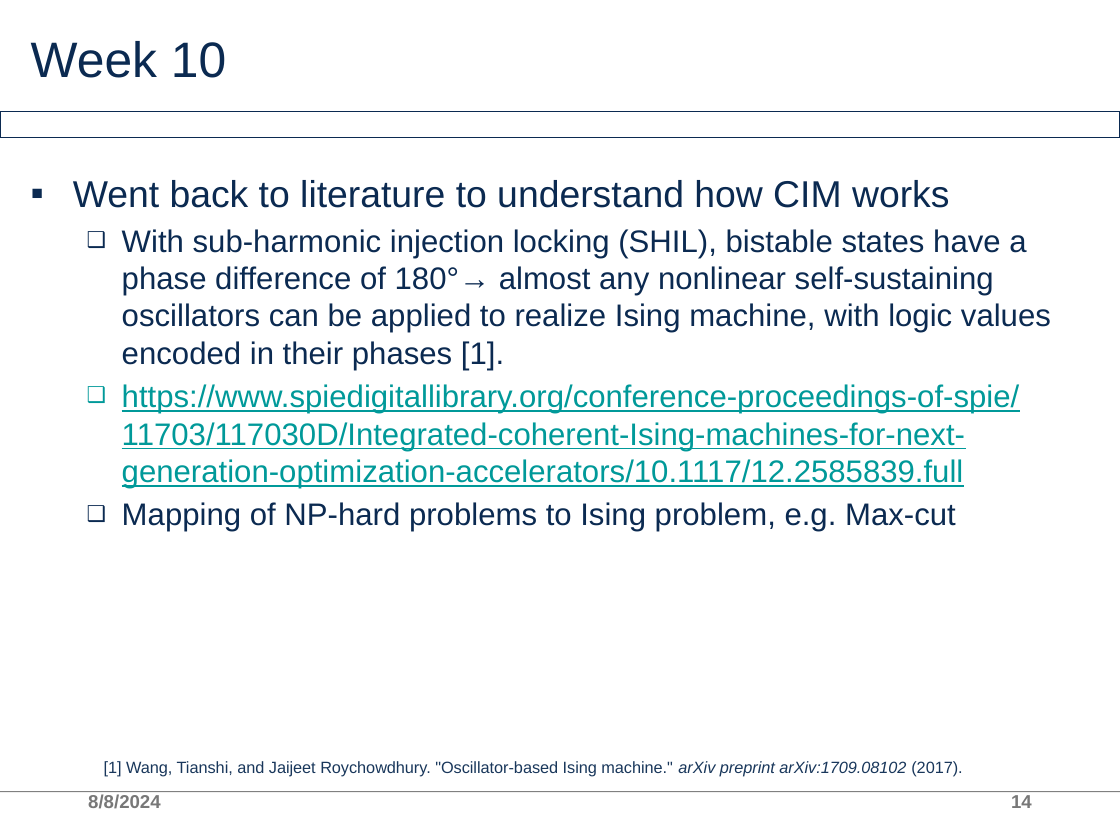
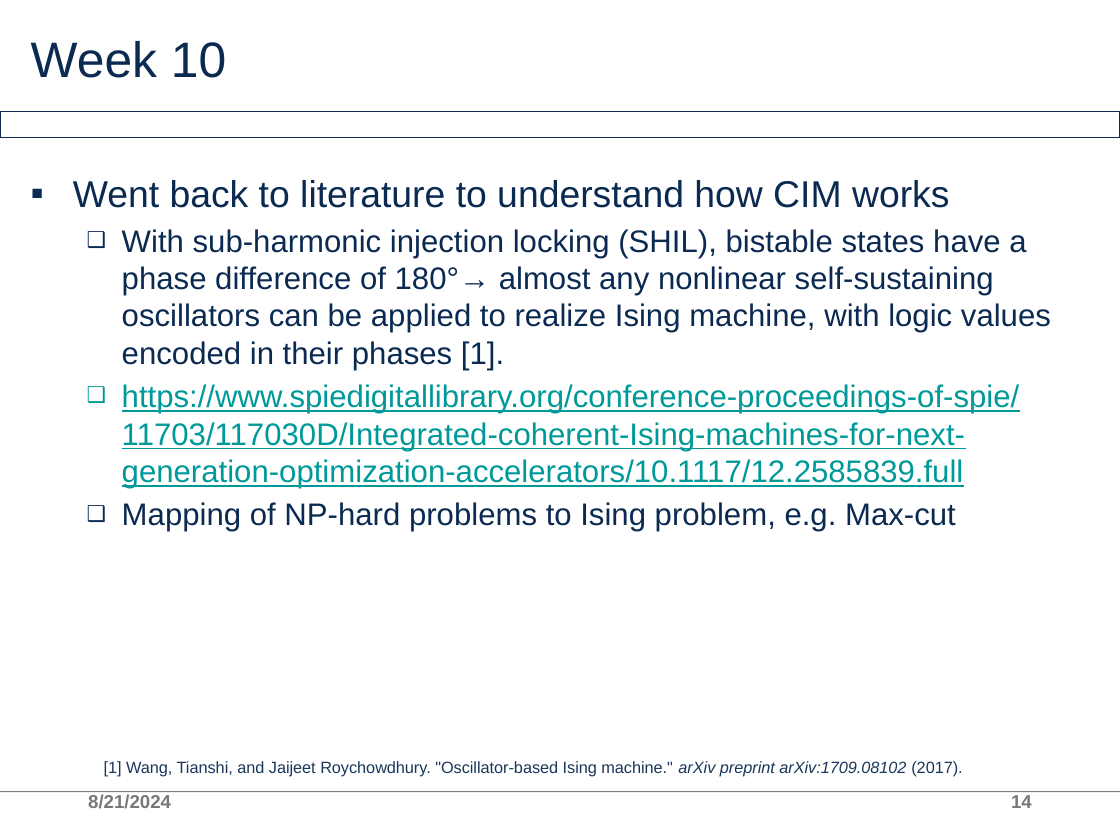
Before and after one commit to AllInCoffee/WHK_workplace, a slide deck: slide 14 of progress.pptx. Drawn at 1120x840 pixels with LibreOffice and Linux fonts; fonts in the diff are those of the drawing; background and template pictures are left out. Boxes give left, top, right and bottom in pixels: in the first picture for what was removed or moved away, otherwise in the second. Text is boxed around its words. In the diff, an @@ line names an element or a change of style, - is before the commit and + after.

```diff
--- a/progress.pptx
+++ b/progress.pptx
@@ text at <box>88,794,171,809</box>: text changed @@
-8/8/2024
+8/21/2024
```
Also in this commit, not shown: 13 other slides changed, 2 slides added, 4 other files.
